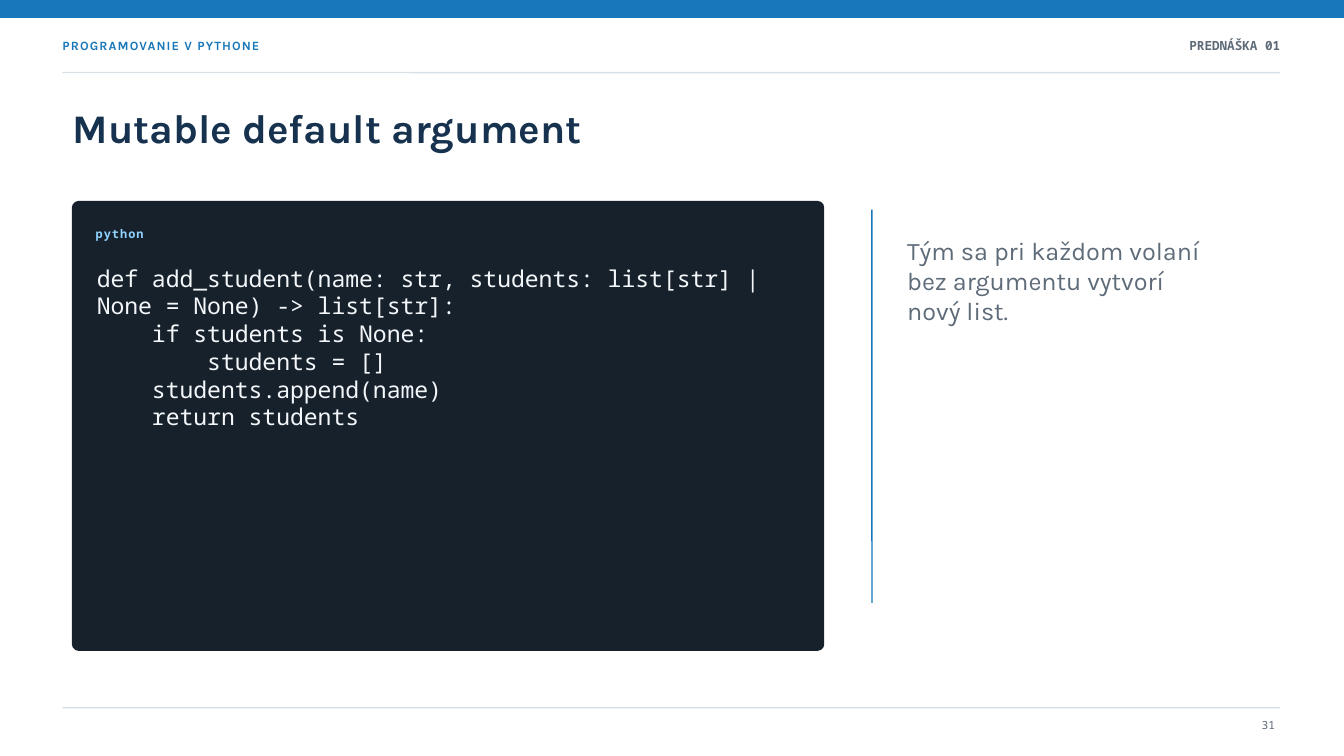
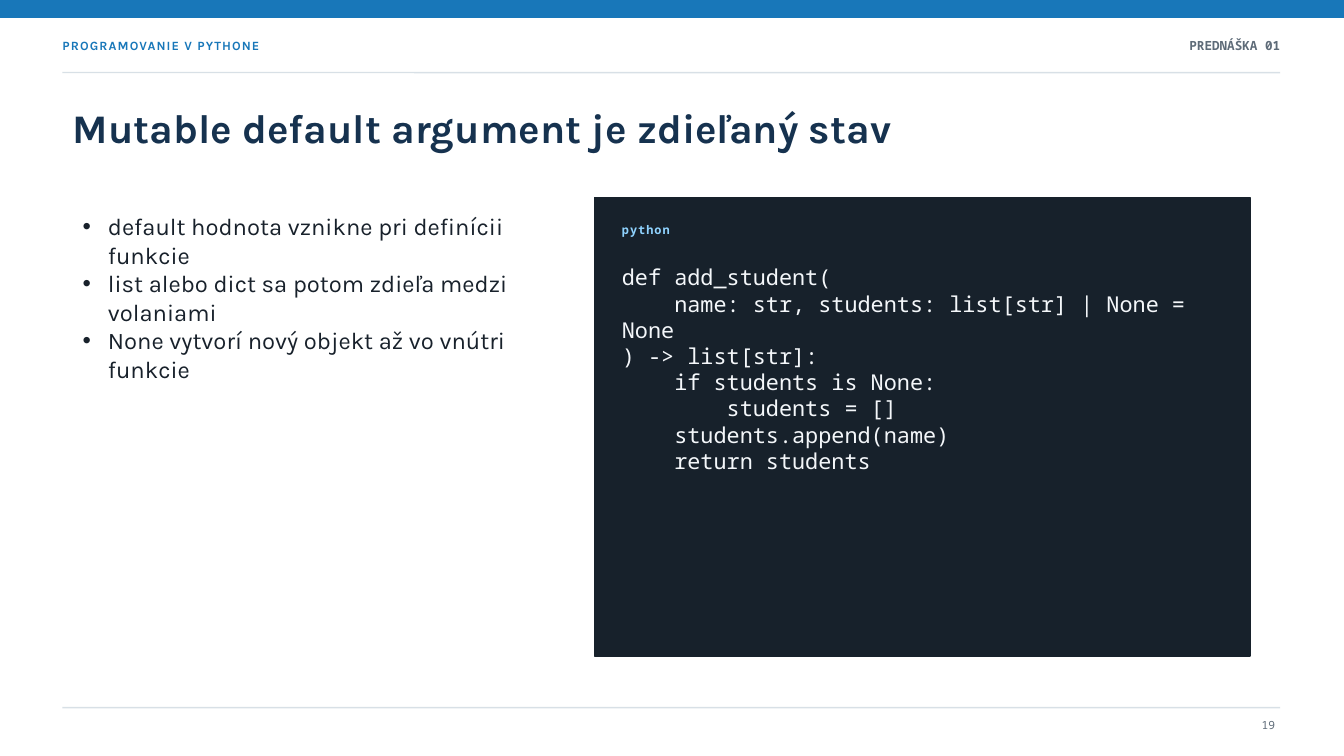
Before and after one commit to marek-horvath/python, a slide deck: slide 19 of presentations/01-uvod-ku-pythonu.sk.pptx (slide 31 before the commit). Drawn at 1344x756 pixels with LibreOffice and Linux fonts; fonts in the diff are those of the drawing. Boxes give left, top, right and bottom in pixels: in the first picture for what was removed or moved away, otherwise in the second. Text is boxed around its words. In the diff, an @@ line names an element or a change of style, - is before the commit and + after.

```diff
--- a/presentations/01-uvod-ku-pythonu.sk.pptx
+++ b/presentations/01-uvod-ku-pythonu.sk.pptx
@@ text at <box>73,111,891,154</box>: text changed @@
-Mutable default argument
+Mutable default argument je zdieľaný stav
@@ rounded rectangle removed at <box>73,202,824,650</box> @@
@@ rectangle added at <box>595,198,1250,656</box>, fill #17212B, outline #17212B 1 pt @@
@@ text added at <box>108,217,507,379</box>, 17 pt, text #18212B @@
+• default hodnota vznikne pri definícii funkcie
+• list alebo dict sa potom zdieľa medzi volaniami
+• None vytvorí nový objekt až vo vnútri funkcie
@@ text "python": place and size @@
-text "python" at <box>96,229,144,241</box>
+text "python" at <box>622,225,670,237</box>
@@ line removed from (872, 210) to (872, 603) @@
@@ text at <box>622,268,1158,368</box>: text changed; size 16.5 to 15.6 pt @@
-def add_student(name: str, students: list[str] | None = None) -> list[str]:
+def add_student(
+name: str, students: list[str] | None = None
+) -> list[str]:
@@ text "def add_student(": place and size @@
-text "def add_student(" at <box>97,269,732,426</box>
+text "def add_student(" at <box>622,268,1158,470</box>
@@ text removed at <box>907,241,1199,326</box> @@
-Tým sa pri každom volaní bez argumentu vytvorí nový list.
@@ text at <box>674,373,949,470</box>: size 16.5 to 15.6 pt in "if students is None:", "students = []", "students.append(name)", "return students" @@
@@ text at <box>1262,721,1275,729</box>: text changed @@
-31
+19
```
Also in this commit, not shown: 15 other slides changed, 11 slides added, 23 slides removed, 2 other files.
